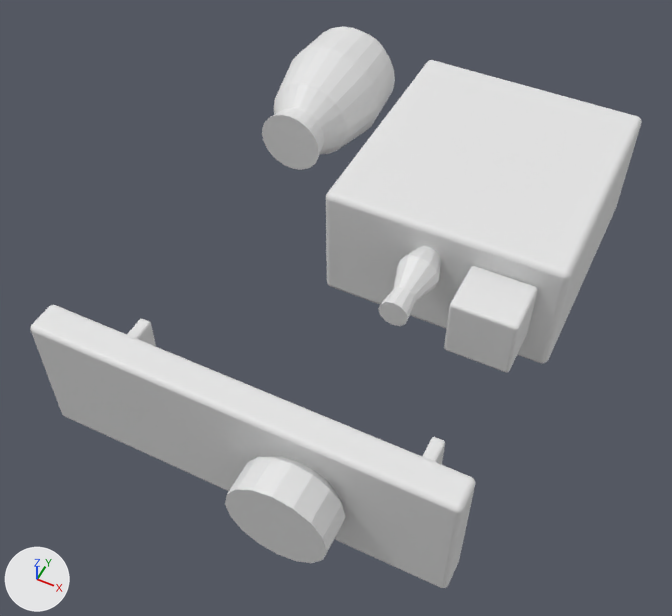
Before and after pictures for a commit that changed the OBJ model landstalker/data/proxies/house_shelf_691.obj.
Camera for both pictures: a 50 mm camera at (328.6, -105.8, 281.0) aimed at (296.0, -40.6, 199.5). Every picture has the same lights, and +X, +Y and +Z are marked at lower left. The first picture is the older version. Where no turn or scale is listed for an object, it has been applied to the vertices.

Objects in the first picture: 'house_shelf_691'.
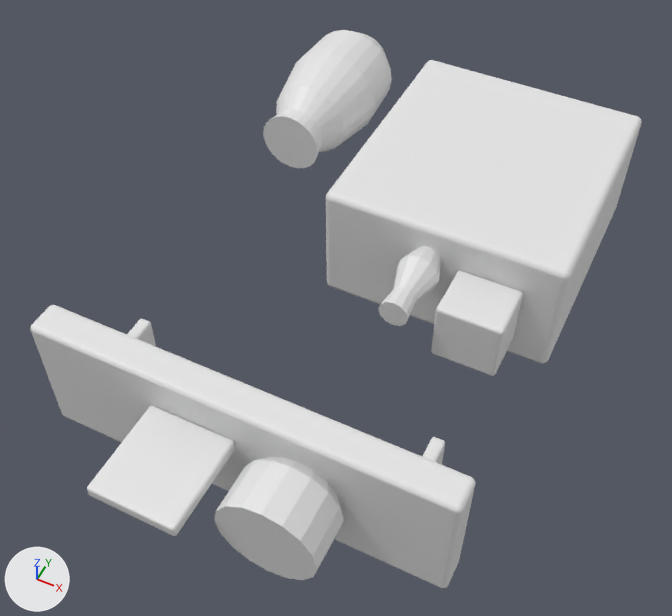
The edits, one by one:
me_house_shelf_691 is used by ob_house_shelf_691; location (0.0, 0.0, 0.0).
me_house_shelf_691 had 1294 vertices, 1330 faces and spanned x 272.0..320.0, y -69.0..0.0, z 192.0..212.0.
me_house_shelf_691 now has 1446 vertices, 1480 faces and spans x 272.0..320.0, y -75.0..0.0, z 192.0..211.4.
me_house_shelf_691 part 1: the loose piece of 152 vertices spanning x 309.0..317.0, y -39.0..-32.0, z 197.0..205.0 is moved by (-1.5, 0.0, -1.5).
me_house_shelf_691 part 2: a new loose piece of 152 vertices spanning x 286.5..296.5, y -75.0..-64.0, z 202.0..203.5.
me_house_shelf_691 part 3: 144 vertices removed from x 273.0..287.0, y -22.0..0.0, z 198.0..212.0; 144 vertices added at x 273.6..286.4, y -22.0..0.0, z 198.6..211.4.
me_house_shelf_691 part 4: 33 vertices moved from x 298.0..309.2, y -69.0..-65.0, z 194.5..205.7 to x 298.0..309.2, y -71.0..-65.4, z 194.5..205.7.

What differs and where, as boxes [x1, y1, x2, y2] in the pictures (672 x 616 px; the box of a moved part takes in the faces that stretch with it):
'house_shelf_691', reshaped: before [30, 26, 642, 588]; after [30, 30, 642, 588]
part 1 of me_house_shelf_691, moved or reshaped: before [444, 266, 538, 372]; after [431, 271, 523, 376]
part 2 of me_house_shelf_691, added: after [87, 406, 235, 536]
part 3 of me_house_shelf_691, moved or reshaped: before [262, 26, 395, 170]; after [263, 30, 392, 168]
part 4 of me_house_shelf_691, moved or reshaped: before [225, 457, 345, 563]; after [214, 457, 344, 580]
